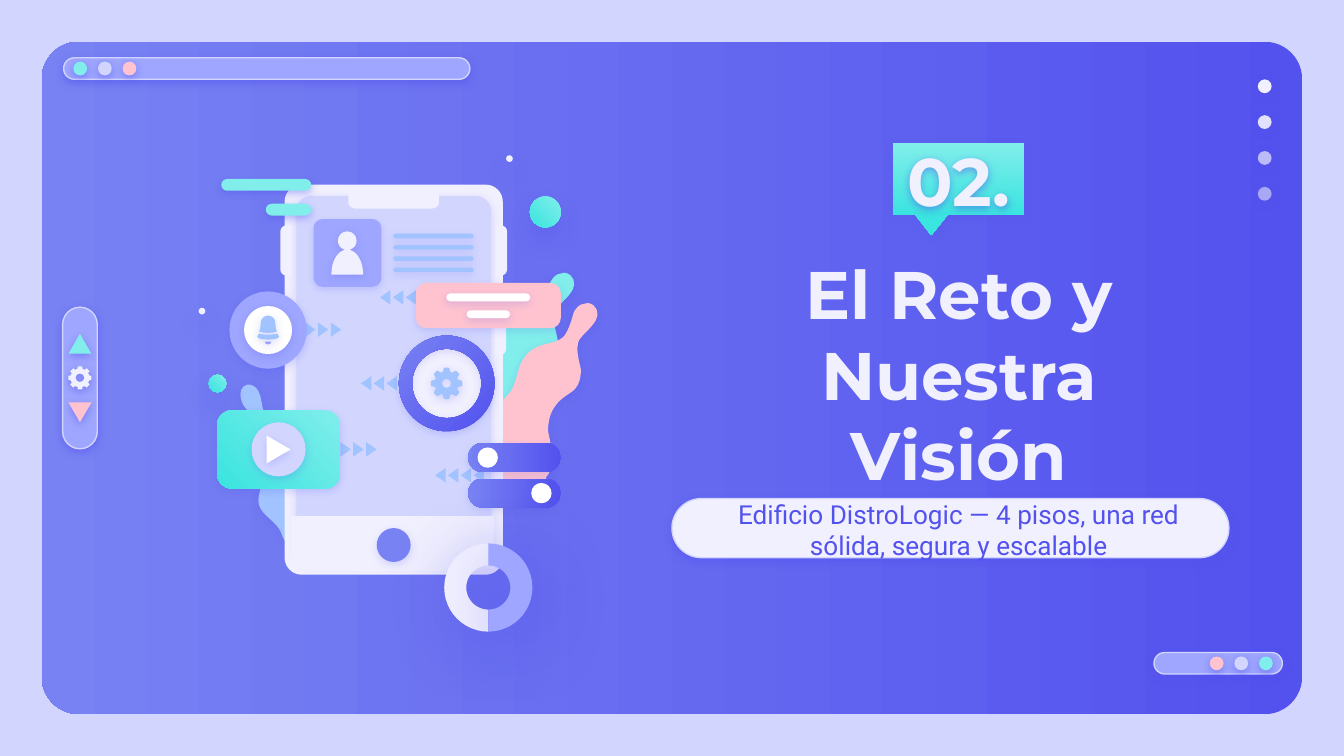
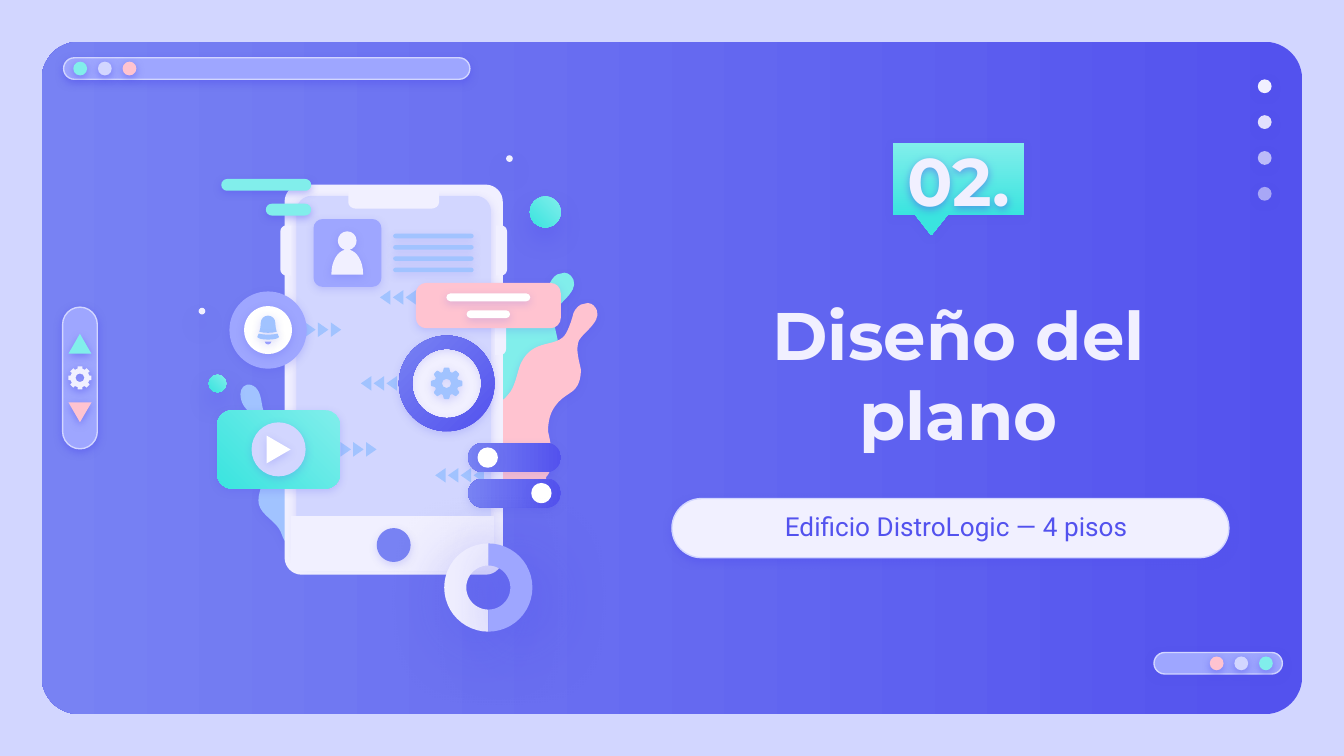
Before and after one commit to AngelHusielLaraHernandez/ProyectoRedesFI, a slide deck: slide 2 of utils/PresentacionRedesDeDatos.pptx. Drawn at 1344x756 pixels with LibreOffice and Linux fonts; fonts in the diff are those of the drawing. Boxes give left, top, right and bottom in pixels: in the first picture for what was removed or moved away, otherwise in the second. Text is boxed around its words. In the diff, an @@ line names an element or a change of style, - is before the commit and + after.

```diff
--- a/utils/PresentacionRedesDeDatos.pptx
+++ b/utils/PresentacionRedesDeDatos.pptx
@@ title at (x1=772, y1=307, x2=1145, y2=453): text changed @@
-El Reto y Nuestra Visión
+Diseño del plano
@@ subtitle at (x1=785, y1=516, x2=1127, y2=542): text changed @@
-Edificio DistroLogic — 4 pisos, una red sólida, segura y escalable
+Edificio DistroLogic — 4 pisos
```
Also in this commit, not shown: 9 other slides changed, 4 other files.
